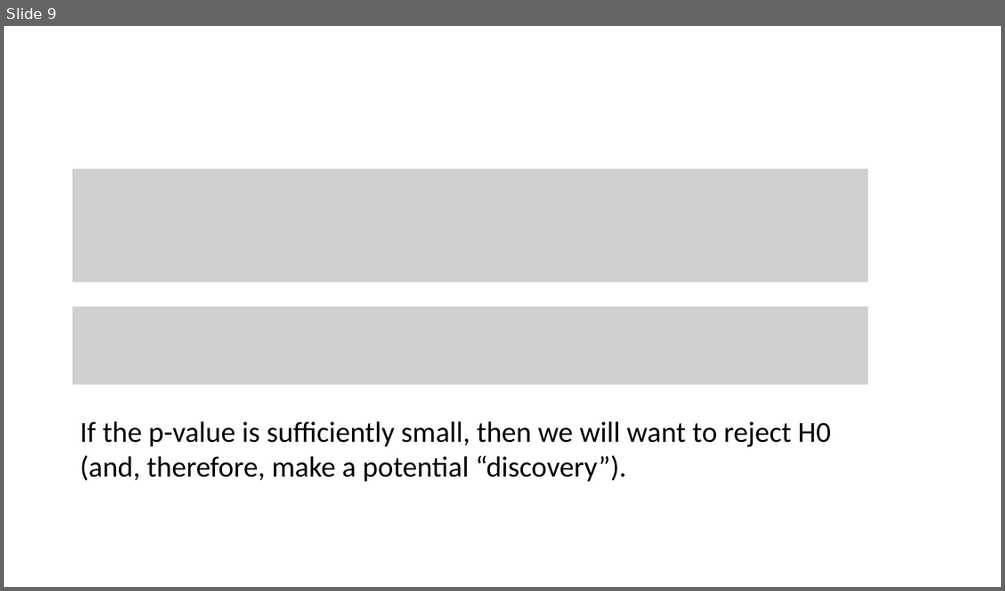
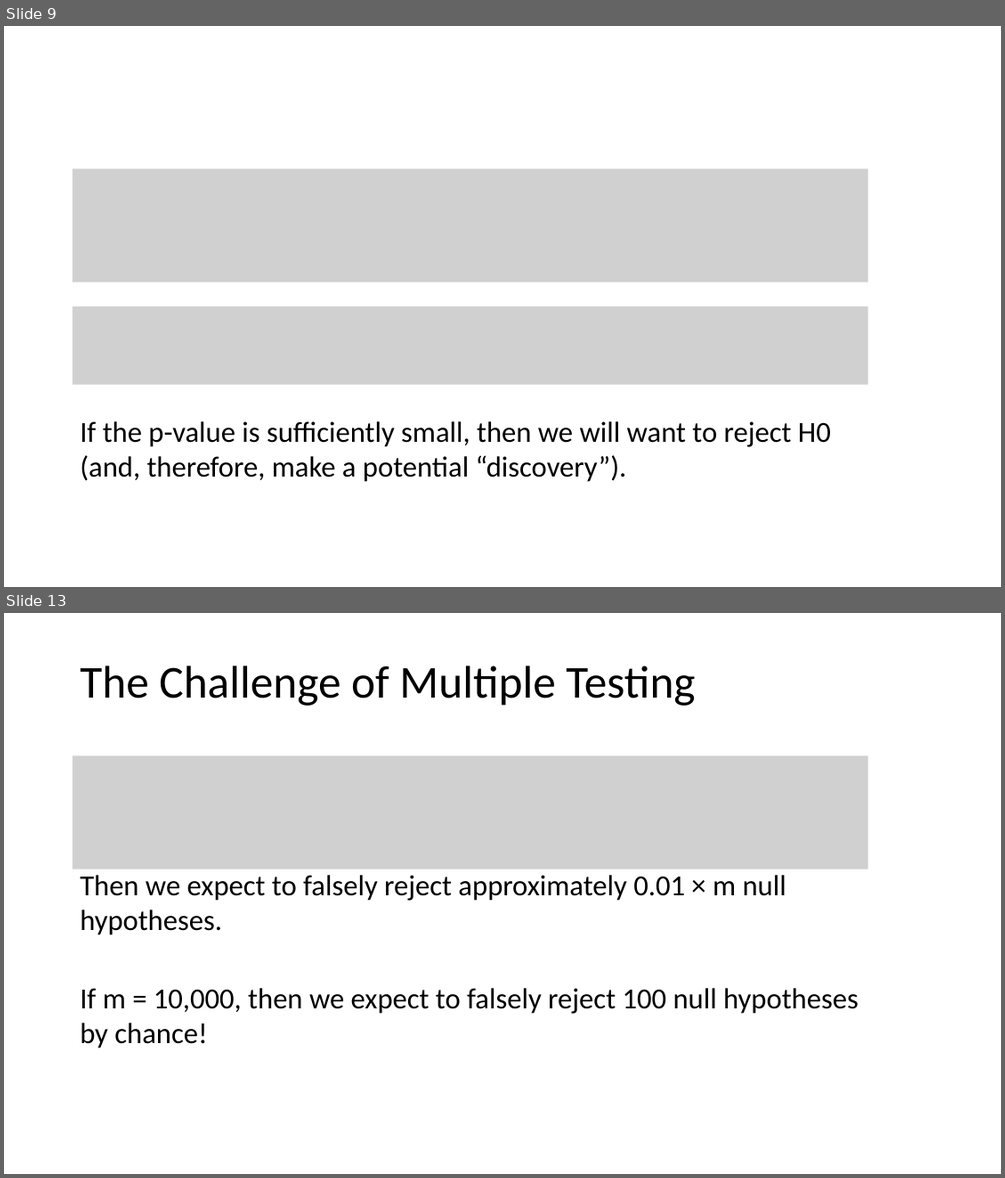
Before and after one commit to tianzheng4/tianzheng4.github.io, a slide deck: _umkc-teaching/slides/Lecture13.pptx. Shown one above the other, each under a label of ours: slide 9 before the commit, slides 9 and 13 after it; the slides between them are not shown. The pictures are 1005x591 and 1005x1178 pixels, drawn with LibreOffice and Linux fonts; fonts in the diff are those of the drawing; grey boxes stand for pictures. Boxes give left, top, right and bottom in pixels: in the first picture for what was removed or moved away, otherwise in the second. Text is boxed around its words. In the diff, an @@ line names an element or a change of style, - is before the commit and + after.

```diff
--- a/_umkc-teaching/slides/Lecture13.pptx
+++ b/_umkc-teaching/slides/Lecture13.pptx
@@ slide 13 added at [4, 613, 1001, 1174], background #FFFFFF @@
@@ title added at [80, 666, 695, 706], 44 pt, text #000000 @@
+The Challenge of Multiple Testing
@@ picture added at [73, 755, 868, 868] @@
@@ text added at [80, 875, 786, 935], 28 pt, text #000000 @@
+Then we expect to falsely reject approximately 0.01 × m null hypotheses.
@@ text added at [80, 988, 858, 1048], 28 pt, text #000000 @@
+If m = 10,000, then we expect to falsely reject 100 null hypotheses by chance!
```
Also in this commit, not shown: 11 other slides added, 2 slides removed, 3 other files.
